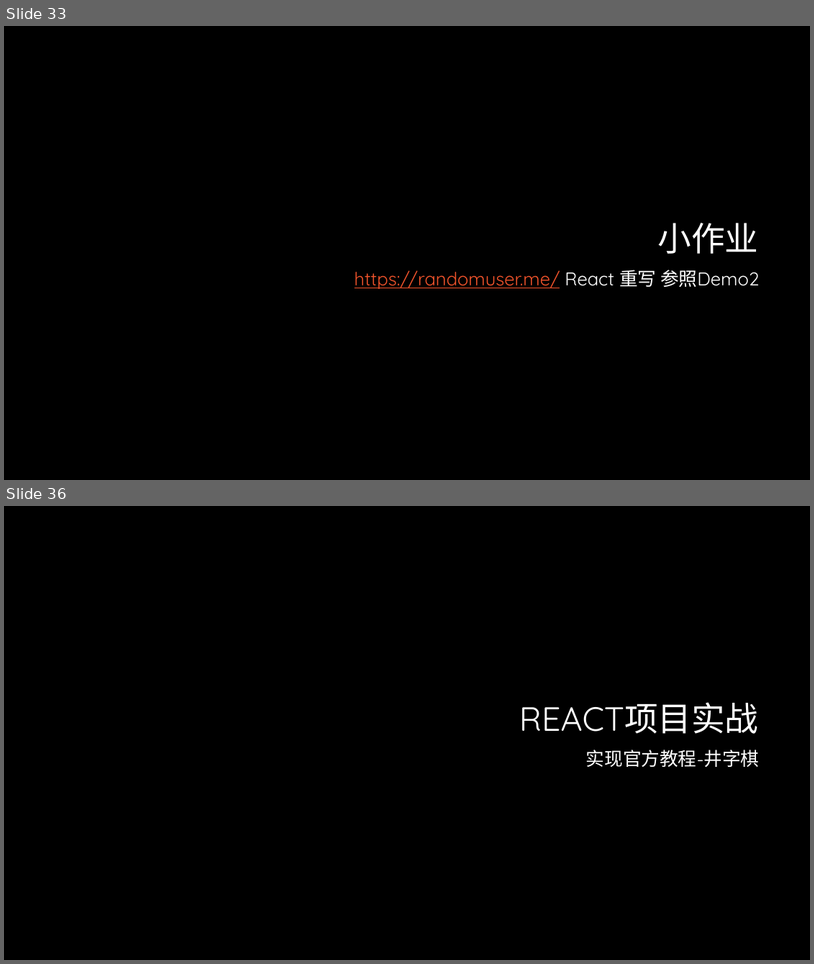
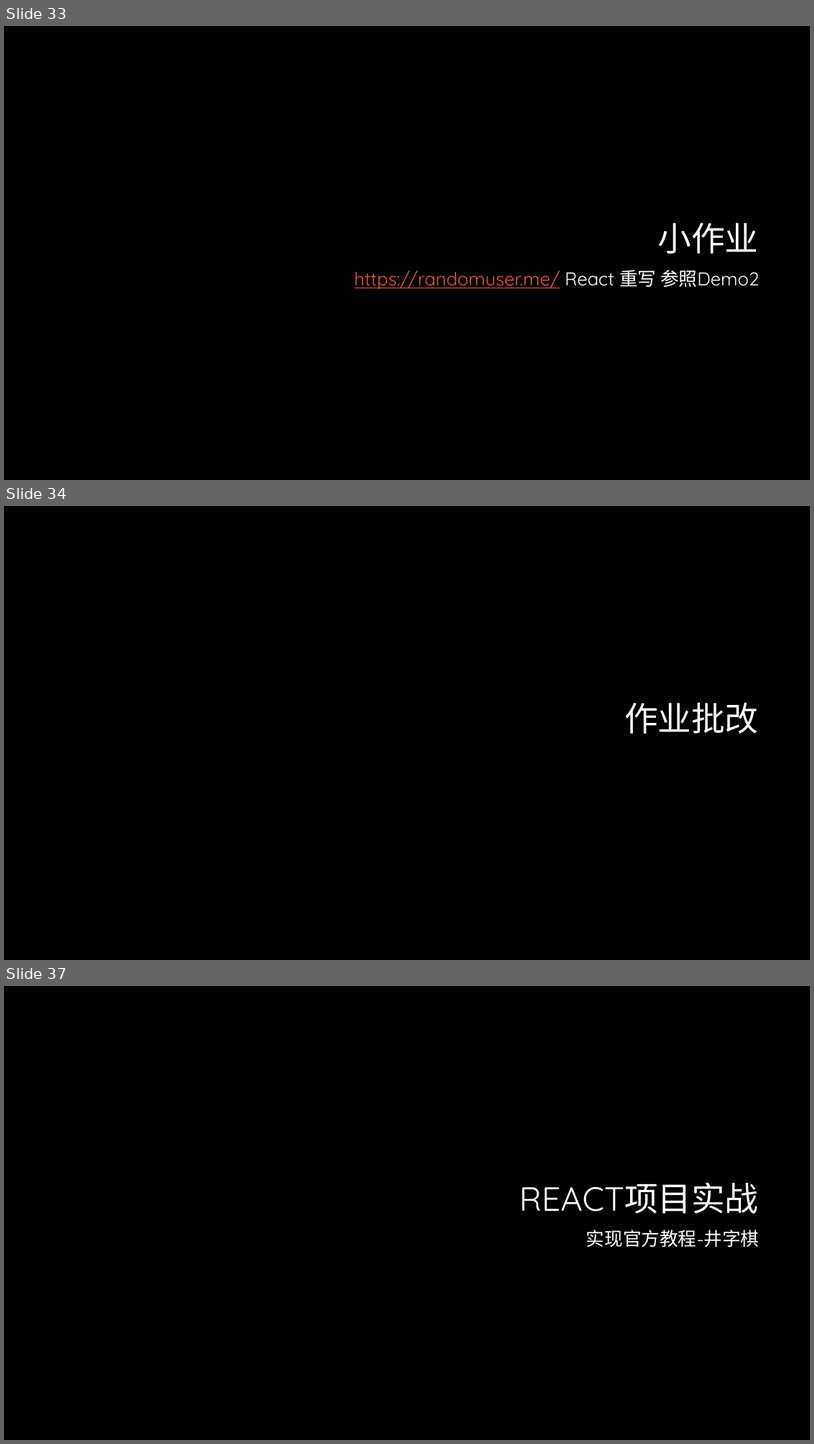
Before and after one commit to lee813/ECVFrontend, a slide deck: 前端课程.pptx. Shown one above the other, each under a label of ours: slides 33 and 36 before the commit, slides 33, 34 and 37 after it; the slides between them are not shown. The pictures are 814x964 and 814x1444 pixels, drawn with LibreOffice and Linux fonts; fonts in the diff are those of the drawing; background and template pictures are left out. Boxes give left, top, right and bottom in pixels: in the first picture for what was removed or moved away, otherwise in the second. Text is boxed around its words. In the diff, an @@ line names an element or a change of style, - is before the commit and + after.

```diff
--- a/前端课程.pptx
+++ b/前端课程.pptx
@@ slide 34 added at (x1=4, y1=506, x2=810, y2=960), background #000000 @@
@@ title added at (x1=625, y1=702, x2=759, y2=734), 40 pt, text #FFFFFF @@
+作业批改
@@ what was slide 36 is now slide 37 @@
```
Also in this commit, not shown: 2 slides changed, 1 other slide added, 14 other files.
